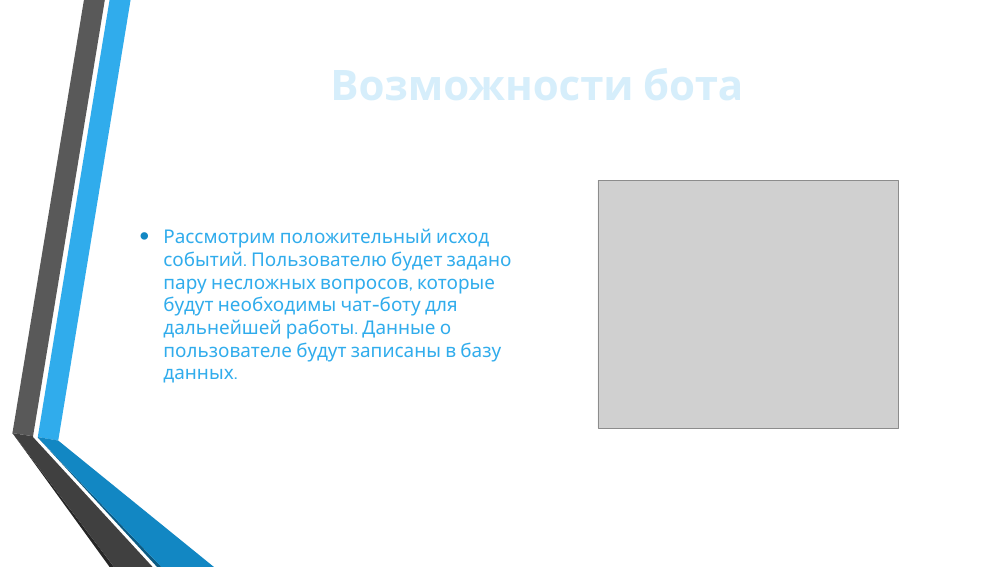
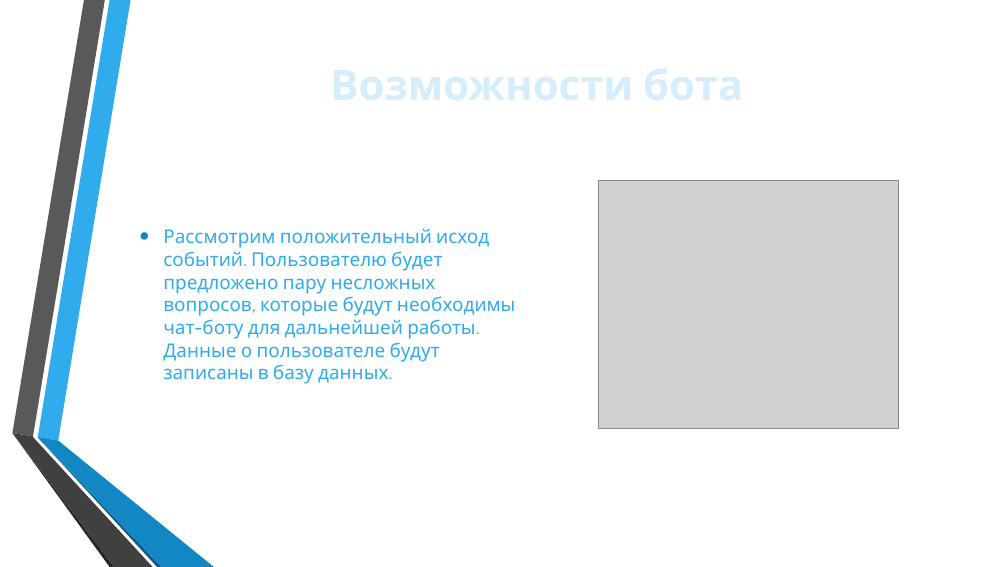
Before and after one commit to elizabeth149/vk_bot_weather, a slide deck: slide 5 of Чат-Бот Погода.pptx. Drawn at 1008x567 pixels with LibreOffice and Linux fonts; fonts in the diff are those of the drawing; grey boxes stand for pictures; background and template pictures are left out. Boxes give left, top, right and bottom in pixels: in the first picture for what was removed or moved away, otherwise in the second. Text is boxed around its words. In the diff, an @@ line names an element or a change of style, - is before the commit and + after.

Commit message:
Презентация для проекта

```diff
--- a/Чат-Бот Погода.pptx
+++ b/Чат-Бот Погода.pptx
@@ text at (163, 228, 515, 384): text changed @@
-• Рассмотрим положительный исход событий. Пользователю будет задано пару несложных вопросов, которые будут необходимы чат-боту для дальнейшей работы. Данные о пользователе будут записаны в базу данных.
+• Рассмотрим положительный исход событий. Пользователю будет предложено пару несложных вопросов, которые будут необходимы чат-боту для дальнейшей работы. Данные о пользователе будут записаны в базу данных.
```
